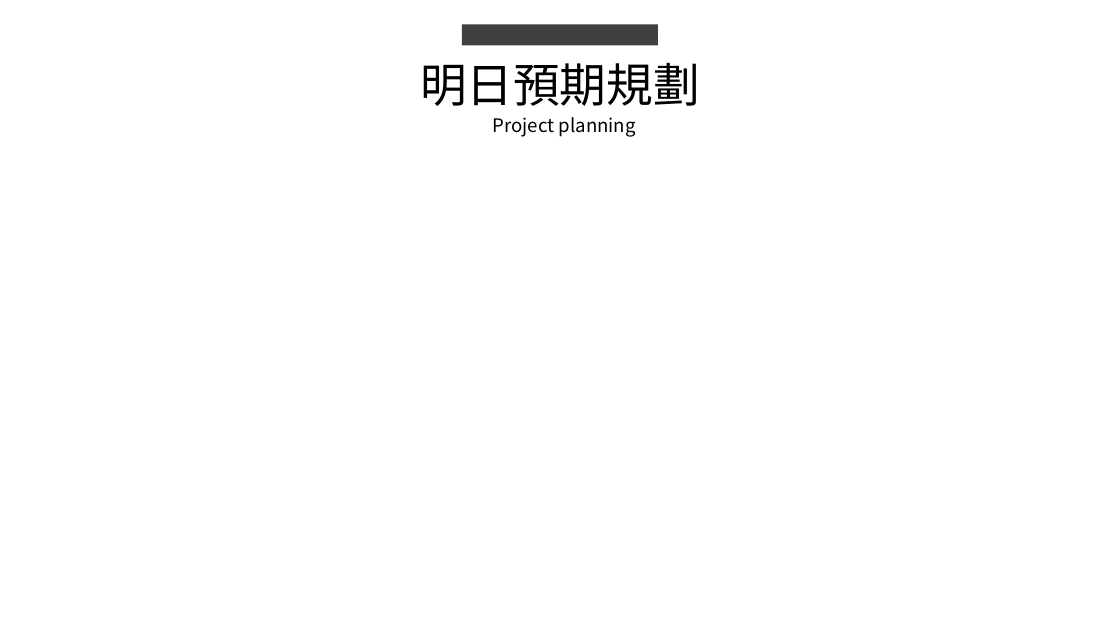
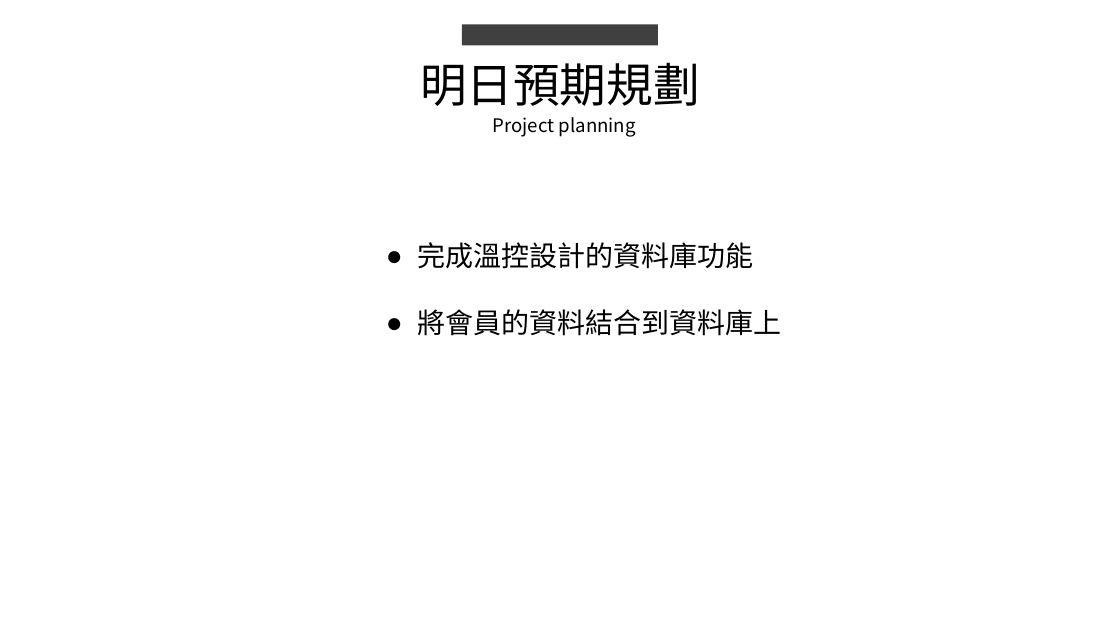
Before and after one commit to king637324/KnowledgeGreenhouseSystem, a slide deck: slide 5 of 工作日報_葉柏漢/2021.08/2021.08.26(加班)~2021.08.27工作日報_葉柏漢.pptx (slide 4 before the commit). Drawn at 1120x630 pixels with LibreOffice and Linux fonts; fonts in the diff are those of the drawing. Boxes give left, top, right and bottom in pixels: in the first picture for what was removed or moved away, otherwise in the second. Text is boxed around its words. In the diff, an @@ line names an element or a change of style, - is before the commit and + after.

```diff
--- a/工作日報_葉柏漢/2021.08/2021.08.26(加班)~2021.08.27工作日報_葉柏漢.pptx
+++ b/工作日報_葉柏漢/2021.08/2021.08.26(加班)~2021.08.27工作日報_葉柏漢.pptx
@@ text added at bbox=[417, 242, 781, 336], 24 pt, text #000000 @@
+● 完成溫控設計的資料庫功能
+● 將會員的資料結合到資料庫上
```
Also in this commit, not shown: 1 other slide changed, 1 slide added, 14 other files.
